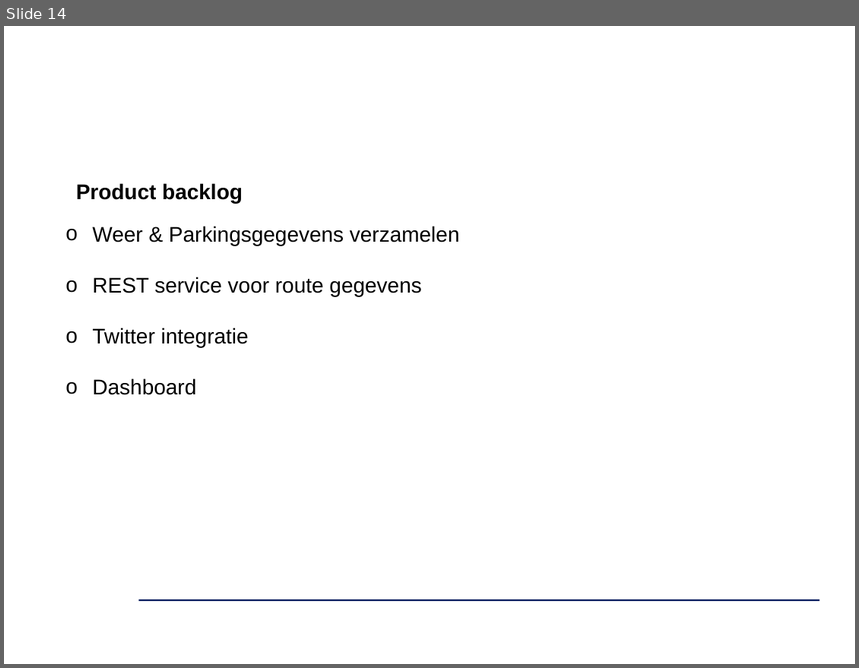
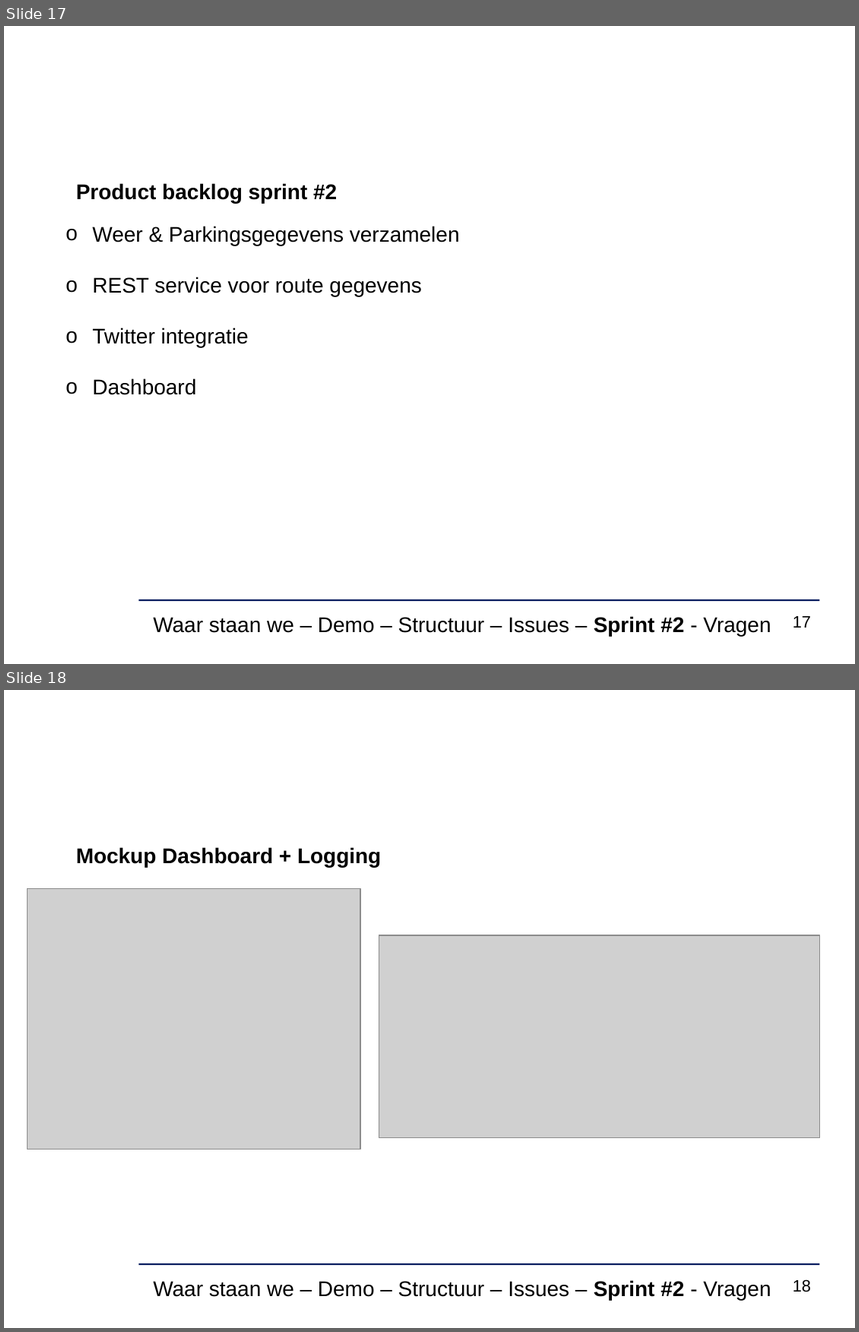
Before and after one commit to ghentlivinglab/Traffic-Travel-Time-Analyzer-4, a slide deck: Analyse/sprint1presentatie.pptx. Shown one above the other, each under a label of ours: slide 14 before the commit, slides 17 and 18 after it. The pictures are 859x668 and 859x1332 pixels, drawn with LibreOffice and Linux fonts; fonts in the diff are those of the drawing; grey boxes stand for pictures; background and template pictures are left out. Boxes give left, top, right and bottom in pixels: in the first picture for what was removed or moved away, otherwise in the second. Text is boxed around its words. In the diff, an @@ line names an element or a change of style, - is before the commit and + after.

Commit message:
update presentatie sprint 1

```diff
--- a/Analyse/sprint1presentatie.pptx
+++ b/Analyse/sprint1presentatie.pptx
@@ slide 18 added at <box>4,690,855,1328</box>, background #FFFFFF; not listed: 1 template element that a slide beside it also shows @@
@@ text added at <box>76,847,381,867</box>, 18 pt, text #000000, bold @@
+Mockup Dashboard + Logging
@@ picture added at <box>28,888,360,1150</box> @@
@@ picture added at <box>379,935,820,1138</box> @@
@@ text added at <box>153,1281,771,1300</box>, 18 pt, text #000000 @@
+Waar staan we – Demo – Structuur – Issues – Sprint #2 - Vragen
@@ page number added at <box>793,1280,811,1293</box>, 14 pt, text #000000 @@
+18
@@ what was slide 14 is now slide 17 @@
@@ slide 17 changed as well @@
@@ text at <box>76,183,337,203</box>: text changed @@
-Product backlog
+Product backlog sprint #2
@@ text added at <box>153,617,771,636</box>, 18 pt, text #000000 @@
+Waar staan we – Demo – Structuur – Issues – Sprint #2 - Vragen
@@ page number added at <box>793,617,811,628</box>, 14 pt, text #000000 @@
+17
```
Also in this commit, not shown: 11 other slides changed, 6 other slides added, 3 slides removed.
